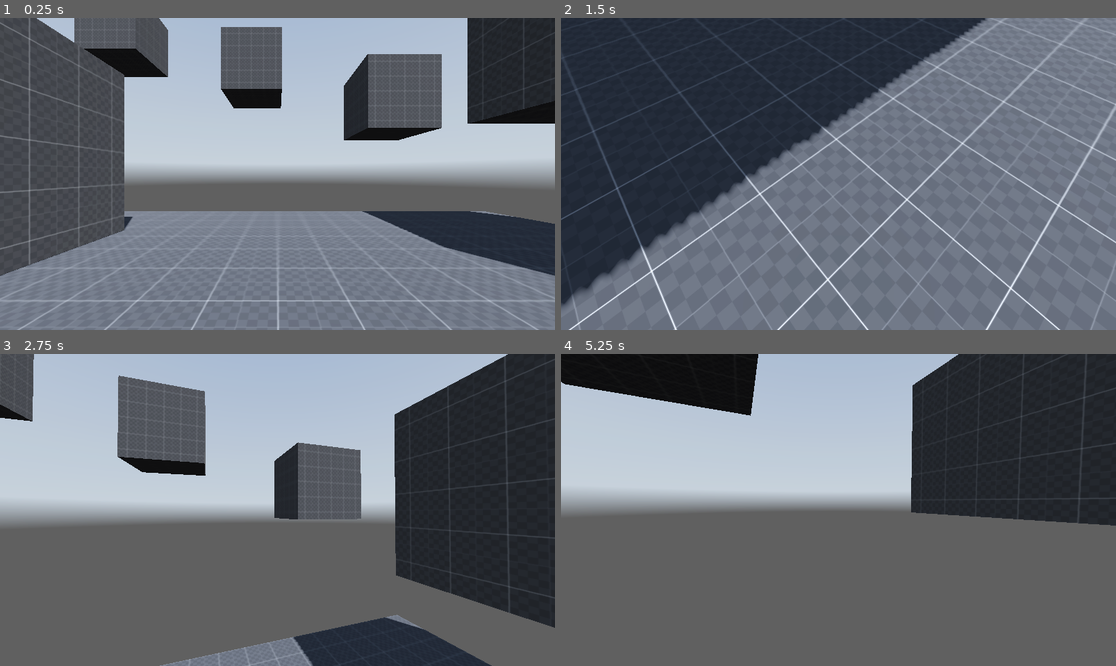
Above: before the commit, frames 1-4 (two rows, left to right).
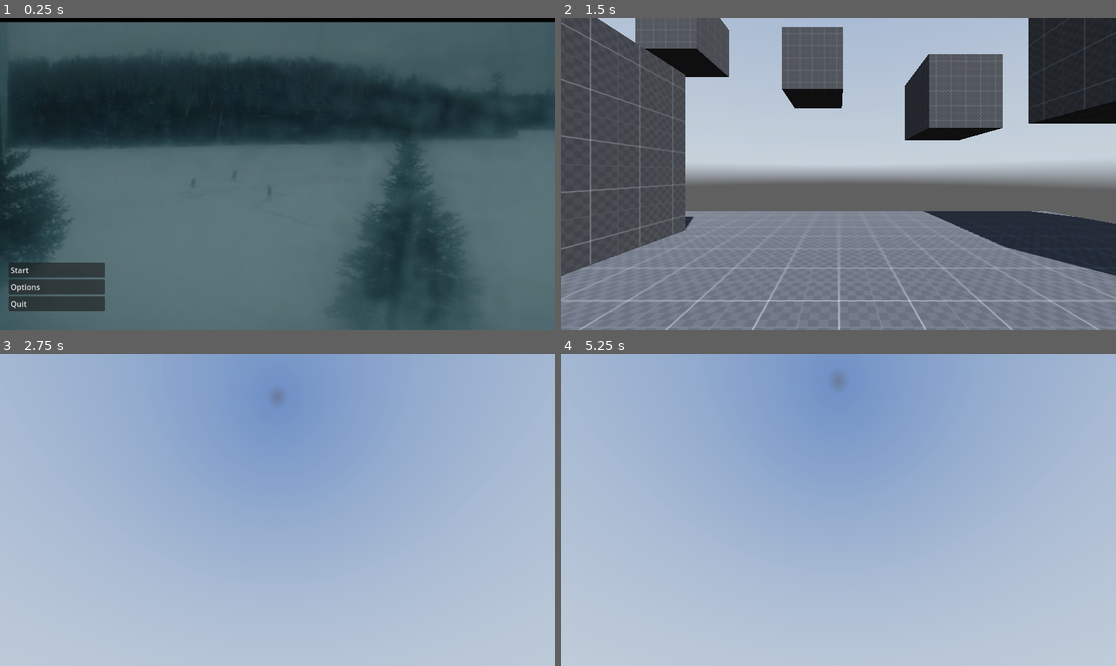
Above: after the commit, the same moments.

Repository: Louskil/Lang-calt
Game: Godot game, scene res://scenes/Menu.tscn
Same seed, same stepped clock (60 frames per second), same inputs: the game is played once before the commit and once after it. Before the commit the project starts from res://scenes/main.tscn. A sky picture missing from this copy of the repository is replaced by a grey-blue gradient.
Inputs (mouse positions are in pixels of both pictures, inside the frame that each line leads up to):
- Up to frame 1 (0.25 s): no input
- Up to frame 2 (1.5 s): click (616, 286) at 0.5 s, where only the run after the commit has a clickable "Options"; click (616, 270) at 1.25 s, where only the run after the commit has a clickable "Start"
- Up to frame 3 (2.75 s): tap Enter (ui_accept) at 2, 2.27 s; move the mouse to (305, 510) at 2.02 s; hold W (forward) from 2.03 s (still down); hold Ctrl (crouch) from 2.03 s (still down)
- Up to frame 4 (5.25 s): keep holding W (forward); move the mouse to (810, 510) at 2.77 s; release Ctrl (crouch) at 2.78 s; tap Shift (sprint) at 2.85, 4.35 s; tap Enter (ui_accept) at 3.02, 4.52 s; move the mouse to (849, 503) at 3.52 s; hold Ctrl (crouch) 3.53-4.28 s; move the mouse to (832, 516) at 4.27 s; move the mouse to (877, 513) at 5.02 s; hold Ctrl (crouch) from 5.03 s (still down)

The runs differ from the first frame. In frame 1, 84% of the frame differs, in the area x 0-100%, y 0-100%; in frame 2, 71%; in frame 3, 96%; in frame 4, 98%.

Commit message:
main menu
added main menu

Diff:
--- a/project.godot
+++ b/project.godot
@@ -10,8 +10,8 @@
 
 [application]
 
-config/name="New Game Project"
-run/main_scene="res://scenes/main.tscn"
+config/name="Lang_calt"
+run/main_scene="res://scenes/Menu.tscn"
 config/features=PackedStringArray("4.3", "Forward Plus")
 config/icon="res://icon.svg"
 
--- /dev/null
+++ b/scenes/Menu.tscn
@@ -0,0 +1,51 @@
+[gd_scene load_steps=4 format=3 uid="uid://c8h6gg57qa20e"]
+
+[ext_resource type="Script" path="res://scripts/menu.gd" id="1_tgj76"]
+[ext_resource type="Texture2D" uid="uid://dkli46ql3kyds" path="res://images/the lodge1.jpg" id="1_xpgd1"]
+[ext_resource type="AudioStream" uid="uid://dtgd144faeq8j" path="res://music/Main menu.wav" id="2_s1thc"]
+
+[node name="Menu" type="Control"]
+layout_mode = 3
+anchors_preset = 15
+anchor_right = 1.0
+anchor_bottom = 1.0
+grow_horizontal = 2
+grow_vertical = 2
+script = ExtResource("1_tgj76")
+
+[node name="VBoxContainer" type="VBoxContainer" parent="."]
+layout_mode = 0
+offset_left = 17.985
+offset_top = 508.0
+offset_right = 217.985
+offset_bottom = 650.0
+
+[node name="TheLodge1" type="Sprite2D" parent="VBoxContainer"]
+position = Vector2(535.015, -169)
+scale = Vector2(1.06, 0.957)
+texture = ExtResource("1_xpgd1")
+
+[node name="Start" type="Button" parent="VBoxContainer"]
+layout_mode = 2
+text = "Start"
+alignment = 0
+
+[node name="Options" type="Button" parent="VBoxContainer"]
+layout_mode = 2
+text = "Options"
+alignment = 0
+
+[node name="Quit" type="Button" parent="VBoxContainer"]
+layout_mode = 2
+text = "Quit
+"
+alignment = 0
+
+[node name="AudioStreamPlayer2D" type="AudioStreamPlayer2D" parent="."]
+stream = ExtResource("2_s1thc")
+volume_db = -6.933
+autoplay = true
+
+[connection signal="pressed" from="VBoxContainer/Start" to="." method="startButton"]
+[connection signal="pressed" from="VBoxContainer/Options" to="." method="options_pressed"]
+[connection signal="pressed" from="VBoxContainer/Quit" to="." method="Quit_pressed"]
--- /dev/null
+++ b/scripts/menu.gd
@@ -0,0 +1,21 @@
+extends Control
+
+
+# Called when the node enters the scene tree for the first time.
+func _ready() -> void:
+	pass # Replace with function body.
+
+func startButton() -> void:
+	get_tree().change_scene_to_file("res://scenes/main.tscn")
+
+
+func Quit_pressed() -> void:
+	get_tree().quit()
+
+
+func options_pressed() -> void:
+	pass # Replace with function body.
+
+# Called every frame. 'delta' is the elapsed time since the previous frame.
+func _process(delta: float) -> void:
+	pass
Binary file added: images/the lodge1.jpg
Not shown, added: images/the lodge1.jpg.import
Not shown, added: music/Main menu.wav.import
Not shown, added: Main menu.fms
Not shown, added: music/Main menu.wav
Not shown, added: ssstik.io__butchking_1736755980261.ogv
